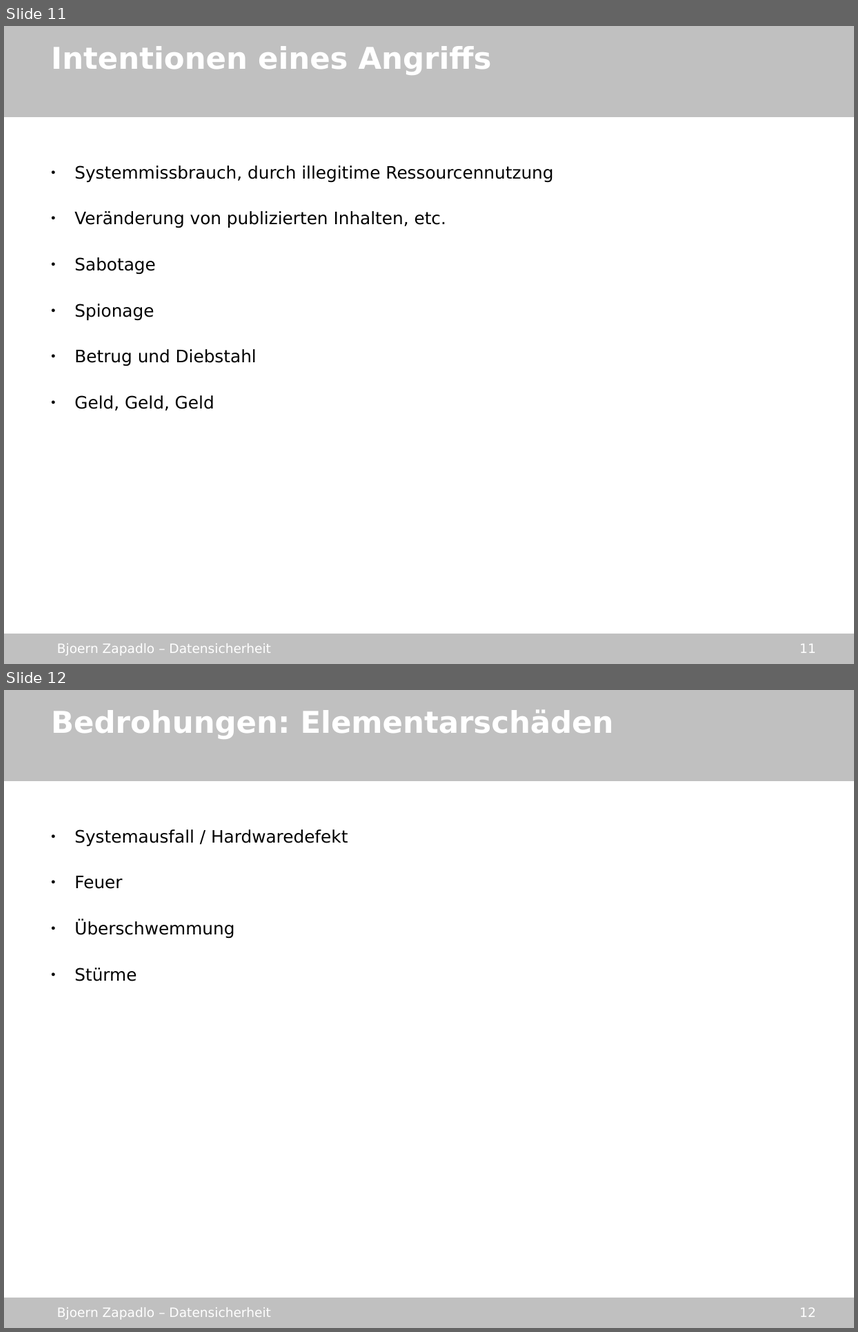
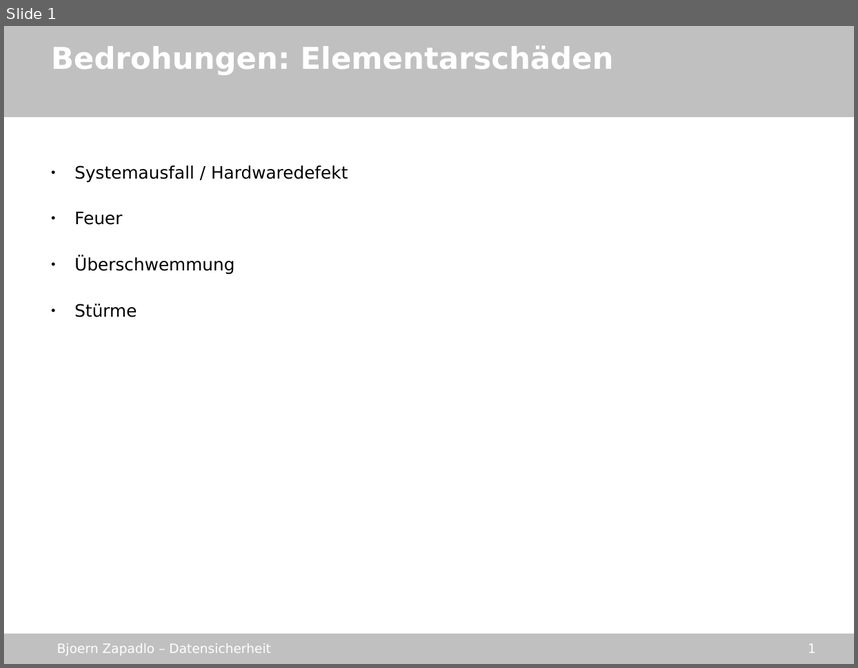
Before and after one commit to gmb2012/sae-datasecurity, a slide deck: stuff/datensicherheit_sae.odp. Shown one above the other, each under a label of ours: slides 11 and 12 before the commit, slide 1 after it. The pictures are 858x1332 and 858x668 pixels, drawn with LibreOffice and Linux fonts; fonts in the diff are those of the drawing; background and template pictures are left out. Boxes give left, top, right and bottom in pixels: in the first picture for what was removed or moved away, otherwise in the second. Text is boxed around its words. In the diff, an @@ line names an element or a change of style, - is before the commit and + after.

```diff
--- a/stuff/datensicherheit_sae.odp
+++ b/stuff/datensicherheit_sae.odp
@@ slide 11 removed at (4,26,854,664), background picture (left out); not listed: 4 template elements that a slide beside it also shows @@
@@ text removed at (51,46,492,75) @@
-Intentionen eines Angriffs
@@ text removed at (74,165,553,410) @@
-● Systemmissbrauch, durch illegitime Ressourcennutzung
-● Veränderung von publizierten Inhalten, etc.
-● Sabotage
-● Spionage
-● Betrug und Diebstahl
-● Geld, Geld, Geld
@@ what was slide 12 is now slide 1 @@
@@ page number at (808,644,816,653): text changed @@
-12
+1
```
Also in this commit, not shown: 2 slides changed, 10 other slides removed, 4 other files.
